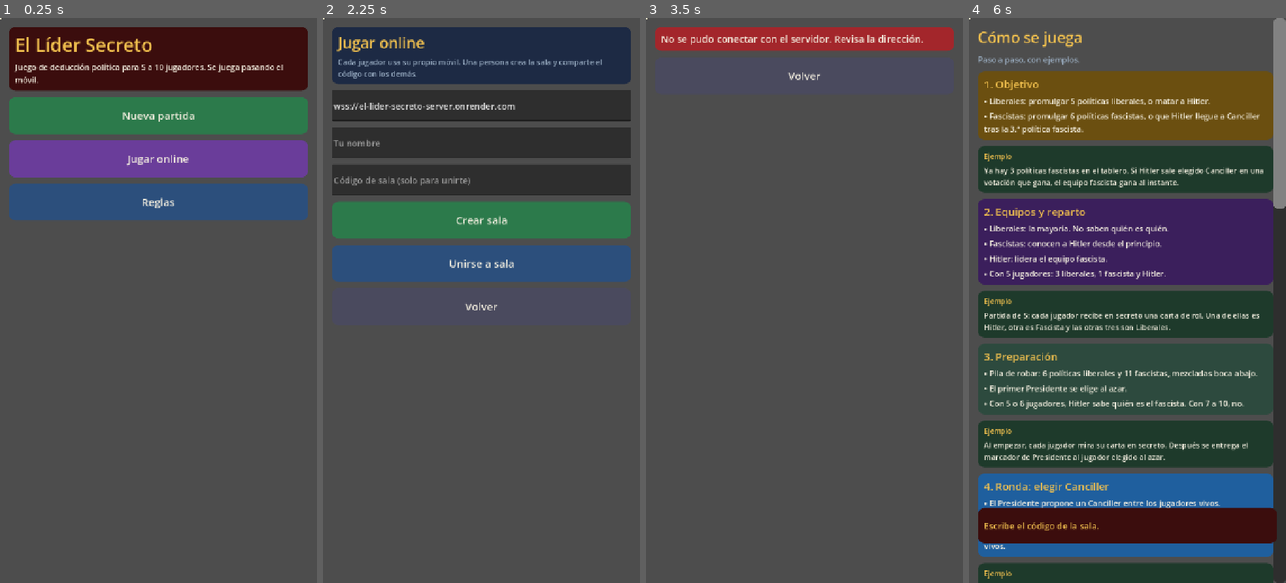
Above: before the commit, frames 1-4 (left to right).
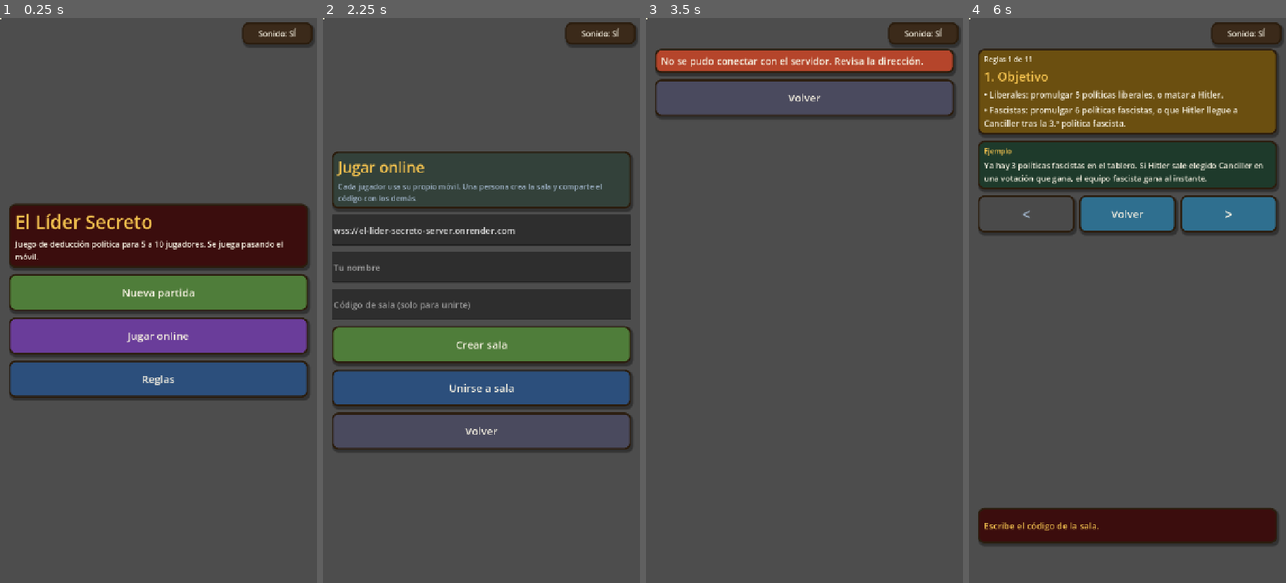
Above: after the commit, the same moments.

Repository: RafaValentin17/El-Lider-Secreto
Game: Godot game, scene res://main.tscn
Same seed, same stepped clock (60 frames per second), same inputs: the game is played once before the commit and once after it.
Inputs:
- Up to frame 1 (0.25 s): no input
- Up to frame 2 (2.25 s): click "Nueva partida" at 0.5 s; click "Volver" at 1.25 s; click "Jugar online" at 2 s
- Up to frame 3 (3.5 s): click "Crear sala" at 2.75 s
- Up to frame 4 (6 s): click "Volver" at 3.5 s; click "Unirse a sala" at 4.25 s; click "Volver" at 5 s; click "Reglas" at 5.75 s

The runs differ from the first frame. In frame 1, 58% of the frame differs, in the area x 2-99%, y 0-68%; in frame 2, 55%; in frame 3, 9.6%; in frame 4, 69%, in the area x 2-100%, y 0-100%.

Commit message:
UI: sin scroll (escala al cabe), reglas por páginas, sonido on/off, estilo vintage y menús centrados
Co-Authored-By: Claude Haiku 5.5 <noreply@anthropic.com>
Claude-Session: https://claude.ai/code/session_017LDfjcydiVQ5HAJ8RkrvM8

Diff:
--- a/scripts/background.gd
+++ b/scripts/background.gd
@@ -19,8 +19,8 @@
 
 
 func _draw() -> void:
-	var top := Color("#0b1020")
-	var bot := Color("#2a1030")
+	var top := Color("#3a2a1a")
+	var bot := Color("#6b4a2b")
 	var steps := 40
 	for i in steps:
 		var a := float(i) / float(steps)
--- a/scripts/board_view.gd
+++ b/scripts/board_view.gd
@@ -2,11 +2,11 @@
 extends Control
 ## Tablero fascista o liberal dibujado con formas. Se usa en la pantalla de juego.
 
-const FAS_BG := Color("#4a1414")
-const FAS_SLOT := Color("#6e1f1f")
+const FAS_BG := Color("#7a3b1e")
+const FAS_SLOT := Color("#4b2010")
 const FAS_ACC := Color("#f2c14e")
-const LIB_BG := Color("#10304f")
-const LIB_SLOT := Color("#1d4f7a")
+const LIB_BG := Color("#2f5d6e")
+const LIB_SLOT := Color("#1d3d4a")
 const LIB_ACC := Color("#9fd8ff")
 const CREAM := Color("#f5f0e1")
 
--- a/scripts/envelope.gd
+++ b/scripts/envelope.gd
@@ -20,14 +20,14 @@
 		var w := size.x
 		var h := size.y
 		draw_colored_polygon(PackedVector2Array([
-			Vector2(0, h), Vector2(0, h * 0.5), Vector2(w * 0.5, h * 0.78), Vector2(w, h * 0.5), Vector2(w, h)]), Color("#e0c98a"))
+			Vector2(0, h), Vector2(0, h * 0.5), Vector2(w * 0.5, h * 0.78), Vector2(w, h * 0.5), Vector2(w, h)]), Color("#b98a4e"))
 		draw_circle(Vector2(w * 0.5, h * 0.7), 16.0, Color("#a3262b"))
 		draw_string(ThemeDB.fallback_font, Vector2(w * 0.5 - 50, h - 12), "SECRETO", HORIZONTAL_ALIGNMENT_CENTER, 100, 12, Color("#5a3e12"))
 
 
 class Flap extends Control:
 	func _draw() -> void:
-		draw_colored_polygon(PackedVector2Array([Vector2(0, 0), Vector2(size.x, 0), Vector2(size.x * 0.5, size.y)]), Color("#d4b76a"))
+		draw_colored_polygon(PackedVector2Array([Vector2(0, 0), Vector2(size.x, 0), Vector2(size.x * 0.5, size.y)]), Color("#d6a86a"))
 
 
 func _init() -> void:
@@ -60,8 +60,8 @@
 
 
 func _draw() -> void:
-	draw_rect(Rect2(Vector2.ZERO, size), Color("#f3e6c4"))
-	draw_rect(Rect2(Vector2.ZERO, size), Color("#b08d3c"), false, 3.0)
+	draw_rect(Rect2(Vector2.ZERO, size), Color("#c9a46a"))
+	draw_rect(Rect2(Vector2.ZERO, size), Color("#2b1d0e"), false, 4.0)
 
 
 ## Con el sobre cerrado, un toque o un arrastre hacia arriba en la tapa lo abre.
--- a/scripts/main.gd
+++ b/scripts/main.gd
@@ -4,12 +4,13 @@
 const CREAM := Color("#f5f0e1")
 const GOLD := Color("#f2c14e")
 const MUTED := Color("#9fb3c8")
-const BLUE := Color("#1f5f9e")
-const RED := Color("#a3262b")
+const BLUE := Color("#2f6f8f")
+const RED := Color("#b5452b")
 const DARK := Color("#3b0d0d")
-const NAVY := Color("#1d2a44")
-const GREEN := Color("#2c7a4b")
+const NAVY := Color("#33413a")
+const GREEN := Color("#4f7d3a")
 const GREY := Color("#4a4a5e")
+const INK := Color("#2b1d0e")
 
 var scroll: ScrollContainer
 var margin: MarginContainer
@@ -28,6 +29,9 @@
 var last_draw := 0
 var last_discard := 0
 var pending_pulse: Array = []
+var sound_btn: Button
+var center_screen := false
+var rules_page := 0
 var net: Net
 var online_url := "wss://el-lider-secreto-server.onrender.com"
 var online_name := ""
@@ -44,25 +48,29 @@
 func _ready() -> void:
 	set_anchors_preset(Control.PRESET_FULL_RECT)
 	add_child(BackgroundView.new())
-	scroll = ScrollContainer.new()
-	scroll.set_anchors_preset(Control.PRESET_FULL_RECT)
-	scroll.horizontal_scroll_mode = ScrollContainer.SCROLL_MODE_DISABLED
-	scroll.get_v_scroll_bar().custom_minimum_size = Vector2(28, 0)
-	add_child(scroll)
-	margin = MarginContainer.new()
-	margin.size_flags_horizontal = Control.SIZE_EXPAND_FILL
-	for side in ["left", "right", "top", "bottom"]:
-		margin.add_theme_constant_override("margin_" + side, 20)
-	scroll.add_child(margin)
 	box = VBoxContainer.new()
-	box.size_flags_horizontal = Control.SIZE_EXPAND_FILL
 	box.add_theme_constant_override("separation", 14)
-	margin.add_child(box)
+	add_child(box)
 	cur = box
 	overlay = Control.new()
 	overlay.set_anchors_preset(Control.PRESET_FULL_RECT)
 	overlay.mouse_filter = Control.MOUSE_FILTER_IGNORE
 	add_child(overlay)
+	sound_btn = Button.new()
+	sound_btn.add_theme_font_size_override("font_size", 18)
+	sound_btn.add_theme_color_override("font_color", CREAM)
+	sound_btn.add_theme_stylebox_override("normal", _sb(Color("#3b2a1a")))
+	sound_btn.add_theme_stylebox_override("hover", _sb(Color("#4d3822")))
+	sound_btn.add_theme_stylebox_override("pressed", _sb(Color("#2a1d10")))
+	sound_btn.anchor_left = 1.0
+	sound_btn.anchor_right = 1.0
+	sound_btn.offset_left = -170
+	sound_btn.offset_right = -10
+	sound_btn.offset_top = 10
+	sound_btn.offset_bottom = 56
+	sound_btn.pressed.connect(_toggle_sound)
+	add_child(sound_btn)
+	_update_sound_btn()
 	net = Net.new()
 	net.name = "Net"
 	add_child(net)
@@ -78,19 +86,24 @@
 
 # ---------- ayudas de interfaz ----------
 
-func _clear() -> void:
+func _clear(center: bool = false) -> void:
+	center_screen = center
 	for c in box.get_children():
 		box.remove_child(c)
 		c.queue_free()
 	cur = box
 	stack = []
-	scroll.scroll_vertical = 0
 
 
 func _sb(col: Color) -> StyleBoxFlat:
 	var s := StyleBoxFlat.new()
 	s.bg_color = col
-	s.set_corner_radius_all(16)
+	s.set_corner_radius_all(14)
+	s.set_border_width_all(4)
+	s.border_color = INK
+	s.shadow_color = Color(0, 0, 0, 0.35)
+	s.shadow_size = 4
+	s.shadow_offset = Vector2(3, 5)
 	s.content_margin_left = 14
 	s.content_margin_right = 14
 	s.content_margin_top = 12
@@ -232,7 +245,7 @@
 
 ## Pantalla intermedia: el siguiente jugador toma el móvil.
 func _pass(i: int, next: Callable) -> void:
-	_clear()
+	_clear(true)
 	_begin_panel(NAVY)
 	_lbl("Pasa el móvil a", 26, MUTED)
 	_lbl(_pname(i), 44, GOLD)
@@ -244,7 +257,7 @@
 # ---------- menú, reglas y configuración ----------
 
 func show_menu() -> void:
-	_clear()
+	_clear(true)
 	_begin_panel(DARK)
 	_lbl(Txt.TITLE, 42, GOLD)
 	_lbl("Juego de deducción política para 5 a 10 jugadores. Se juega pasando el móvil.", 18, CREAM)
@@ -254,26 +267,50 @@
 	_btn("Reglas", show_rules)
 
 
-func show_rules() -> void:
-	_clear()
-	_lbl("Cómo se juega", 34, GOLD)
-	_lbl("Paso a paso, con ejemplos.", 18, MUTED)
-	for s in Txt.RULE_SECTIONS:
-		_begin_panel(Color(s["color"]))
-		_lbl(s["title"], 24, GOLD)
-		for line in s["lines"]:
-			_lbl("• " + line, 18)
+func show_rules(page: int = 0) -> void:
+	_clear()
+	var secs: Array = Txt.RULE_SECTIONS
+	rules_page = clampi(page, 0, secs.size() - 1)
+	var sec: Dictionary = secs[rules_page]
+	_begin_panel(Color(sec["color"]))
+	_lbl("Reglas %d de %d" % [rules_page + 1, secs.size()], 16, CREAM)
+	_lbl(sec["title"], 28, GOLD)
+	for line in sec["lines"]:
+		_lbl("• " + line, 19)
+	_end_panel()
+	if sec.has("example"):
+		_begin_panel(Color("#1e3a2b"))
+		_lbl("Ejemplo", 16, GOLD)
+		_lbl(sec["example"], 18, CREAM)
 		_end_panel()
-		if s.has("example"):
-			_begin_panel(Color("#1e3a2b"))
-			_lbl("Ejemplo", 16, GOLD)
-			_lbl(s["example"], 17, CREAM)
-			_end_panel()
-	_btn("Volver", show_menu, GREY)
+	var row := HBoxContainer.new()
+	row.add_theme_constant_override("separation", 10)
+	cur.add_child(row)
+	_nav_btn(row, "<", show_rules.bind(rules_page - 1), rules_page > 0)
+	_nav_btn(row, "Volver", show_menu, true)
+	_nav_btn(row, ">", show_rules.bind(rules_page + 1), rules_page < secs.size() - 1)
+
+
+func _nav_btn(row: HBoxContainer, text: String, cb: Callable, enabled: bool) -> void:
+	var b := Button.new()
+	b.text = text
+	b.disabled = not enabled
+	b.custom_minimum_size = Vector2(0, 84)
+	b.size_flags_horizontal = Control.SIZE_EXPAND_FILL
+	b.add_theme_font_size_override("font_size", 34 if text.length() == 1 else 24)
+	b.add_theme_color_override("font_color", CREAM)
+	b.add_theme_color_override("font_disabled_color", MUTED)
+	b.add_theme_stylebox_override("normal", _sb(Color("#2f6f8f")))
+	b.add_theme_stylebox_override("hover", _sb(Color("#3a82a6")))
+	b.add_theme_stylebox_override("pressed", _sb(Color("#245a72")))
+	b.add_theme_stylebox_override("disabled", _sb(Color("#4a4a4a")))
+	b.pressed.connect(Sfx.play.bind("tap"))
+	b.pressed.connect(cb)
+	row.add_child(b)
 
 
 func show_setup() -> void:
-	_clear()
+	_clear(true)
 	_lbl("Nueva partida", 34, GOLD)
 	var spin := SpinBox.new()
 	spin.min_value = 5
@@ -331,7 +368,7 @@
 
 
 func _show_role(i: int) -> void:
-	_clear()
+	_clear(true)
 	_begin_panel(NAVY)
 	_lbl("Tu sobre secreto", 26, GOLD)
 	_lbl("Tócalo para abrirlo. Toca la carta para verla y desliza hacia arriba para guardarla.", 17, MUTED)
@@ -370,7 +407,7 @@
 
 
 func _show_team(i: int, k: int) -> void:
-	_clear()
+	_clear(true)
 	var role: String = game.players[i]["role"]
 	var n: int = game.players.size()
 	_begin_panel(DARK if role == "hitler" else RED)
@@ -754,7 +791,7 @@
 
 
 func show_online_menu() -> void:
-	_clear()
+	_clear(true)
 	_begin_panel(NAVY)
 	_lbl("Jugar online", 34, GOLD)
 	_lbl("Cada jugador usa su propio móvil. Una persona crea la sala y comparte el código con los demás.", 17, MUTED)
@@ -851,7 +888,7 @@
 
 
 func _show_lobby(d: Dictionary) -> void:
-	_clear()
+	_clear(true)
 	_begin_panel(NAVY)
 	_lbl("Sala %s" % d.get("code", ""), 36, GOLD)
 	_lbl("Comparte este código con tus amigos.", 17, MUTED)
@@ -870,7 +907,7 @@
 
 func _show_online_role(d: Dictionary) -> void:
 	online_role_pending = true
-	_clear()
+	_clear(true)
 	_begin_panel(NAVY)
 	_lbl("Tu sobre secreto", 26, GOLD)
 	_lbl("Tócalo para abrirlo. Toca la carta para verla y desliza hacia arriba para guardarla.", 17, MUTED)
@@ -1086,3 +1123,31 @@
 		_lbl("%s: %s" % [_oname(names, i), Txt.ROLE_NAME[r]], 20)
 		_end_panel()
 	_btn("Menú principal", show_menu, GREY)
+
+
+# ---------- sonido y encaje en pantalla ----------
+
+func _toggle_sound() -> void:
+	Sfx.muted = not Sfx.muted
+	_update_sound_btn()
+	if not Sfx.muted:
+		Sfx.play("tap")
+
+
+func _update_sound_btn() -> void:
+	sound_btn.text = "Sonido: NO" if Sfx.muted else "Sonido: SÍ"
+
+
+## Sin scroll: si el contenido no cabe, se reduce para que quepa entero en la pantalla.
+func _process(_delta: float) -> void:
+	var vp := get_viewport_rect().size
+	var need := box.get_combined_minimum_size()
+	if need.y <= 0.0:
+		return
+	var s := minf(1.0, (vp.y - 90.0) / need.y)
+	box.scale = Vector2(s, s)
+	box.size = Vector2((vp.x - 40.0) / s, need.y)
+	var y := 70.0
+	if center_screen:
+		y = maxf(70.0, (vp.y - need.y * s) * 0.5)
+	box.position = Vector2(20.0, y)
--- a/scripts/policy_card.gd
+++ b/scripts/policy_card.gd
@@ -6,6 +6,7 @@
 const RED := Color("#a3262b")
 const DARK := Color("#3b0d0d")
 const CREAM := Color("#f5f0e1")
+const INK := Color("#2b1d0e")
 const GOLD := Color("#c9a227")
 
 var mode := "policy"       # policy | role | label
@@ -114,6 +115,7 @@
 	var is_lib := kind == "L"
 	var base: Color = BLUE if is_lib else RED
 	draw_rect(r, base)
+	draw_rect(r, INK, false, 4.0)
 	draw_rect(r.grow(-5.0), CREAM)
 	draw_rect(Rect2(Vector2(5, 5), Vector2(size.x - 10, 28)), base)
 	draw_string(font, Vector2(8, 25), "LIBERAL" if is_lib else "FASCISTA", HORIZONTAL_ALIGNMENT_CENTER, size.x - 16, 13, CREAM)
@@ -134,6 +136,7 @@
 	var font := ThemeDB.fallback_font
 	var col: Color = BLUE if role == "liberal" else (RED if role == "fascist" else DARK)
 	draw_rect(r, col)
+	draw_rect(r, INK, false, 4.0)
 	draw_rect(r.grow(-6.0), CREAM)
 	draw_rect(Rect2(Vector2(6, 6), Vector2(size.x - 12, 40)), col)
 	draw_string(font, Vector2(6, 34), "Tu rol secreto", HORIZONTAL_ALIGNMENT_CENTER, size.x - 12, 16, CREAM)
@@ -156,6 +159,7 @@
 func _draw_label(r: Rect2) -> void:
 	var font := ThemeDB.fallback_font
 	draw_rect(r, label_col)
+	draw_rect(r, INK, false, 4.0)
 	draw_rect(r.grow(-6.0), label_col.darkened(0.25), false, 3.0)
 	draw_string(font, Vector2(8, size.y * 0.52), label_text, HORIZONTAL_ALIGNMENT_CENTER, size.x - 16, 30, CREAM)
 	draw_string(font, Vector2(8, size.y - 16), "▲ desliza", HORIZONTAL_ALIGNMENT_CENTER, size.x - 16, 14, CREAM)
--- a/scripts/sfx.gd
+++ b/scripts/sfx.gd
@@ -15,9 +15,12 @@
 	"fail": [{"f0": 300.0, "f1": 150.0, "d": 0.35, "v": 0.40}],
 }
 static var cache: Dictionary = {}
+static var muted := false
 
 
 static func play(sound: String) -> void:
+	if muted:
+		return
 	if not SOUNDS.has(sound):
 		return
 	if not cache.has(sound):
